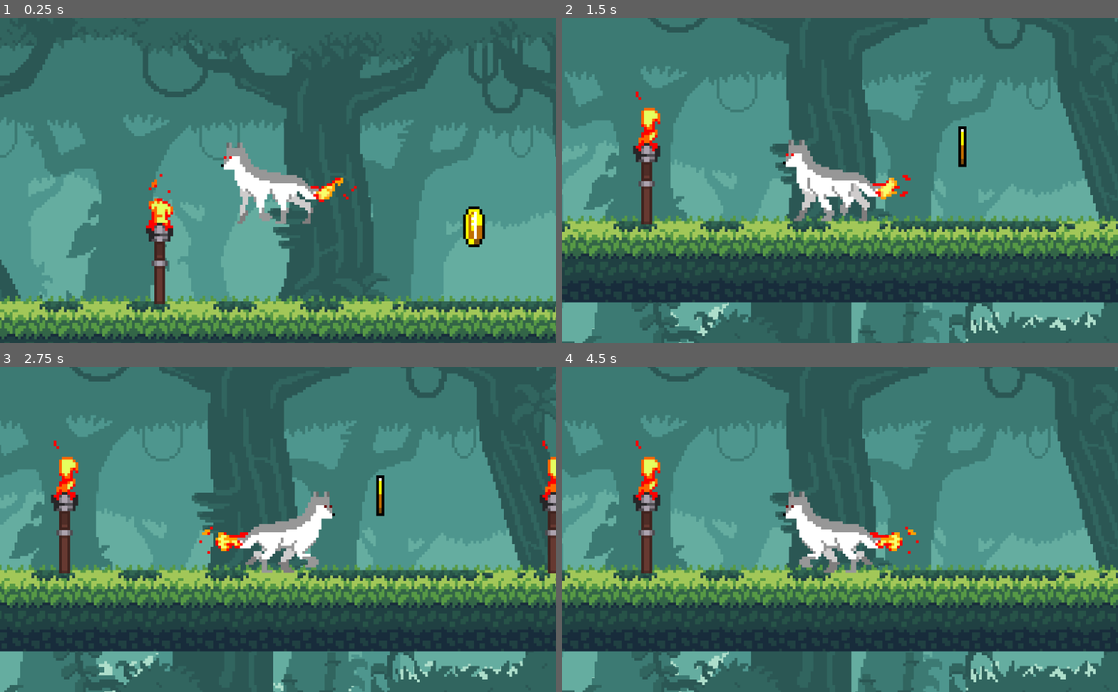
Above: before the commit, frames 1-4 (two rows, left to right).
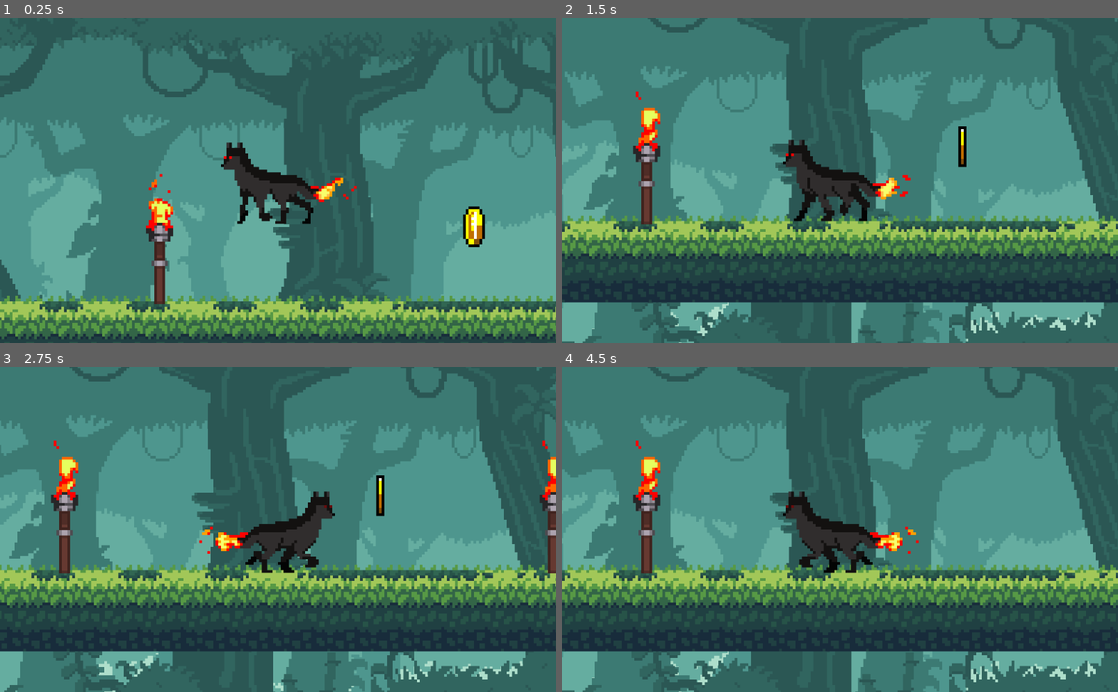
Above: after the commit, the same moments.

Repository: kdds22/test_walk_wolf
Game: Godot game, scene res://Main.tscn
The game is run twice, just before and just after one commit, with the same random seed, the same clock (stepped at 60 frames per second) and the same inputs.
Inputs:
- Up to frame 1 (0.25 s): no input
- Up to frame 2 (1.5 s): hold Right (ui_right) 0.53-1.28 s; hold Left (ui_left) from 1.28 s (still down)
- Up to frame 3 (2.75 s): release Left (ui_left) at 2.03 s; hold Right (ui_right) from 2.03 s (still down)
- Up to frame 4 (4.5 s): release Right (ui_right) at 3.53 s; hold Left (ui_left) from 3.53 s (still down)

The runs differ from the first frame. In frame 1, 1.8% of the frame differs, in the area x 40-58%, y 38-64%; in frame 2, 1.9%, in the area x 40-58%, y 37-63%; in frame 3, 1.9%; in frame 4, 1.9%.

Commit message:
Added Black Wolf Sprite

Diff:
--- a/Wolf.gd
+++ b/Wolf.gd
@@ -4,8 +4,23 @@
 export (int, 100, 1000, 50) var GRAVITY = 100
 export (int, 10, 1000, 10) var speed = 300
 
+export (int, 1, 2, 1) var Wolf_type
+#export (String, FILE, "*png") var White_Wolf
+#export (String, FILE, "*png") var Black_Wolf
+
+var white_wolf_sprite = "res://assets/wolf-Sheet.png"
+var black_wolf_sprite = "res://assets/black-wolf-Sheet.png"
+
+
 var velocity = Vector2()
 
+func _ready():
+	if Wolf_type == 1:
+		$Sprite.texture = load(white_wolf_sprite)
+	elif Wolf_type == 2:
+		$Sprite.texture = load(black_wolf_sprite)
+	else:
+		$Sprite.texture = white_wolf_sprite
 
 func _physics_process(delta):
 	velocity.y += delta * GRAVITY
--- a/Wolf.tscn
+++ b/Wolf.tscn
@@ -25,6 +25,7 @@
 
 [node name="KinematicBody2D" type="KinematicBody2D"]
 script = ExtResource( 1 )
+Wolf_type = 2
 
 [node name="Sprite" type="Sprite" parent="."]
 texture = ExtResource( 2 )
Binary file added: assets/black-wolf-Sheet.png
Not shown, added: assets/black-wolf-Sheet.png.import
